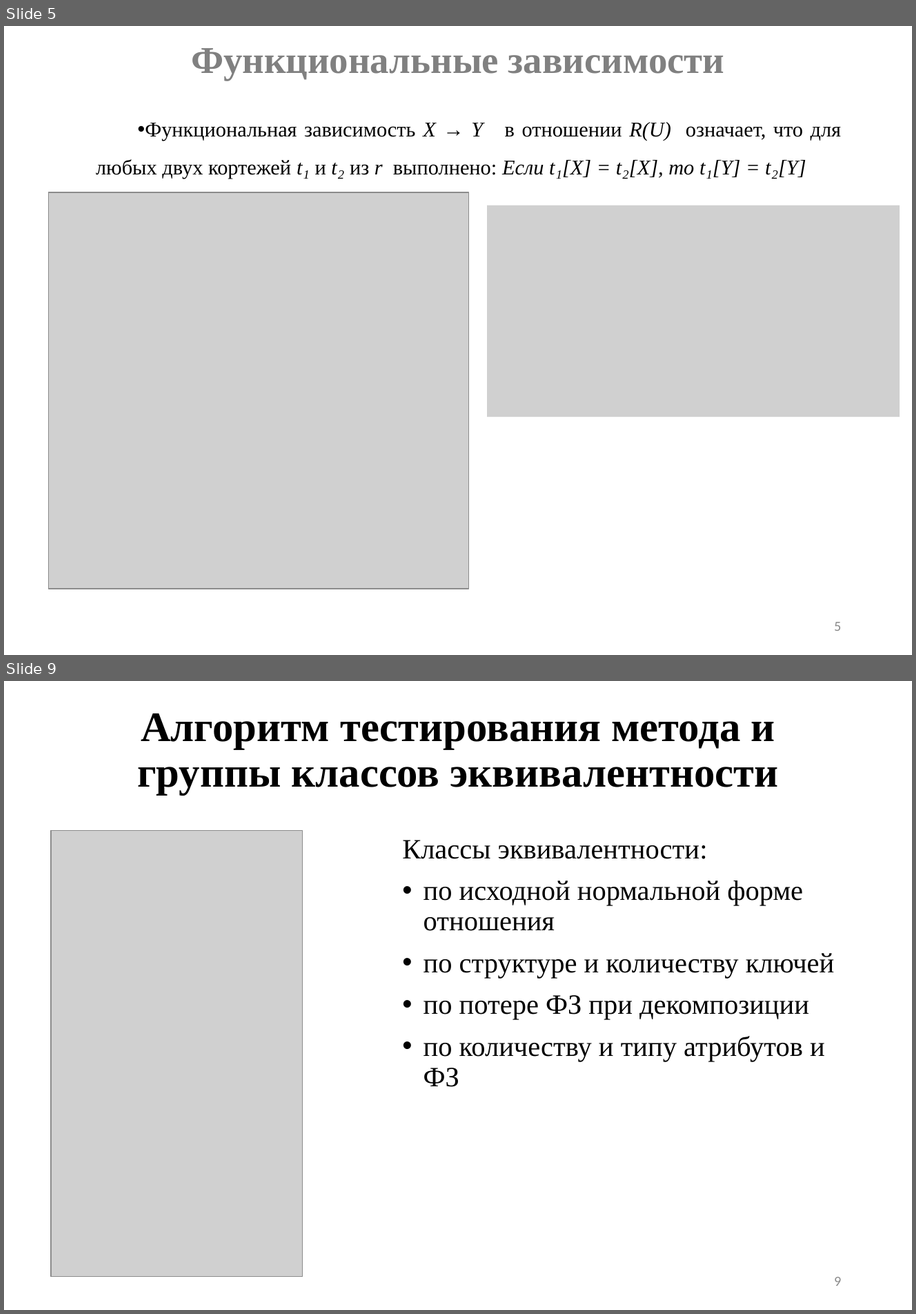
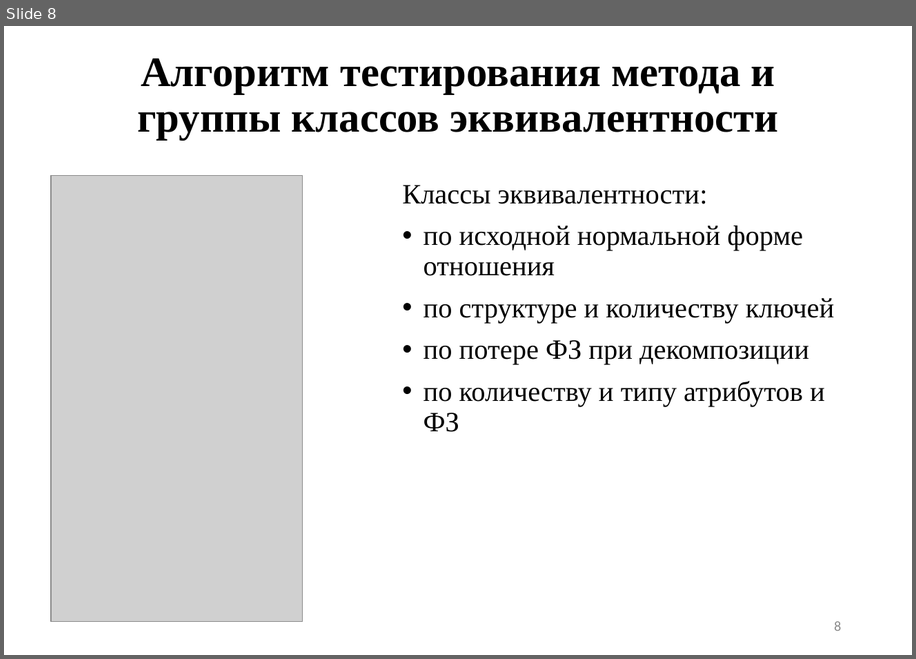
Before and after one commit to sampletext117/auto_normalization, a slide deck: main.pptx. Shown one above the other, each under a label of ours: slides 5 and 9 before the commit, slide 8 after it; the slides between them are not shown. The pictures are 916x1314 and 916x659 pixels, drawn with LibreOffice and Linux fonts; fonts in the diff are those of the drawing; grey boxes stand for pictures. Boxes give left, top, right and bottom in pixels: in the first picture for what was removed or moved away, otherwise in the second. Text is boxed around its words. In the diff, an @@ line names an element or a change of style, - is before the commit and + after.

```diff
--- a/main.pptx
+++ b/main.pptx
@@ slide 5 removed at [4,26,912,655], background #FFFFFF @@
@@ title removed at [191,48,724,81] @@
-Функциональные зависимости
@@ text removed at [96,122,842,178] @@
-• Функциональная зависимость X → Y в отношении R(U) означает, что для любых двух кортежей t₁ и t₂ из r выполнено: Если t₁[X] = t₂[X], то t₁[Y] = t₂[Y]
@@ picture removed at [48,192,469,588] @@
@@ picture removed at [487,205,900,417] @@
@@ page number removed at [834,621,841,630] @@
-5
@@ what was slide 9 is now slide 8 @@
@@ page number at [834,621,841,630]: text changed @@
-9
+8
```
Also in this commit, not shown: 5 slides changed, 4 slides added, 4 other slides removed, 6 other files.
